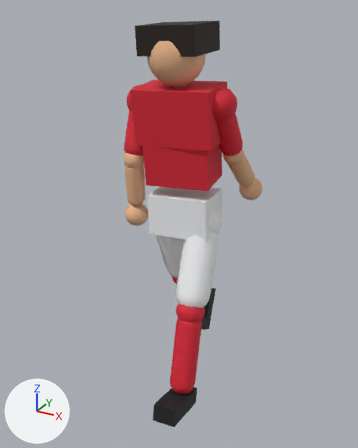
An edit to the glTF model src/assets/player.glb, drawn before and after from the same camera.
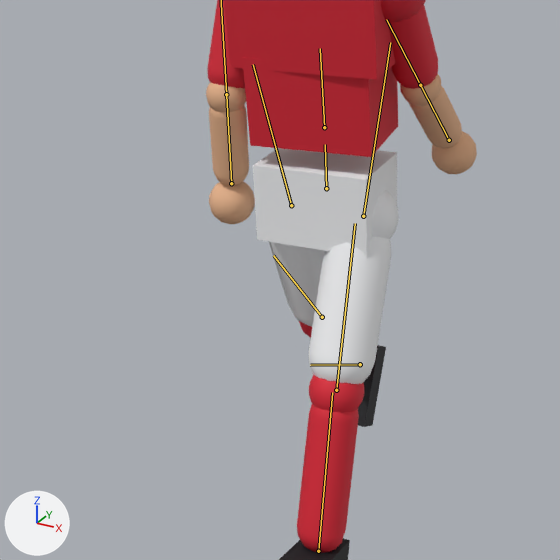
Old and new are each drawn whole from a 50 mm lens placed at (1.079, -2.001, 1.882), pointed at (-0.011, -0.018, 0.891) and again close up on the part from 5% to 85% of the width and 25% to 89% of the height. The axes (+X, +Y, +Z) are drawn at lower left. The lights are the same throughout. The first two pictures are the older version. Both versions are drawn at frame 0 of the action 'walk'; the numbers are the values there. The bones that change, and the others that lie on the model, are drawn over the model as lines in the close-ups.
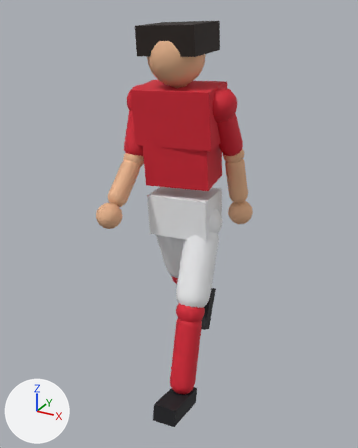
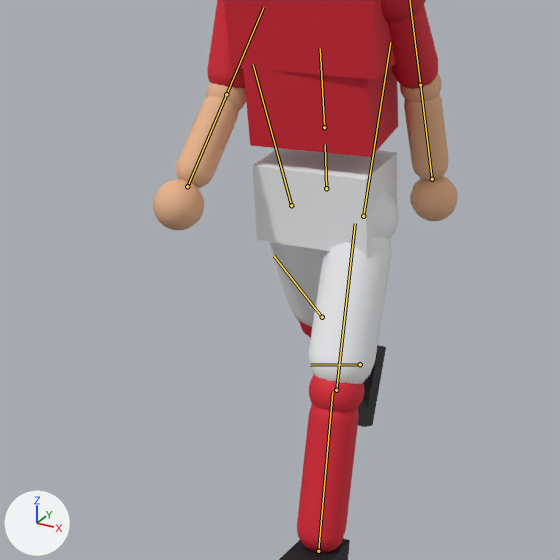
Pixel boxes [x1, y1, x2, y2] of what changed, in the close-ups (560 x 560 px):
'Mesh_0', posed: before [206, 0, 477, 560]; after [153, 0, 458, 560]

What the commit changed:
Bone 'lowerArmL' (bone_lowerarml) turns from (17, 0, 0) to (-17, 0, 0) degrees about its own x, y and z.
Bone 'lowerArmR' (bone_lowerarmr) turns from (23, 0, 0) to (-29, 0, 0) degrees about its own x, y and z.
